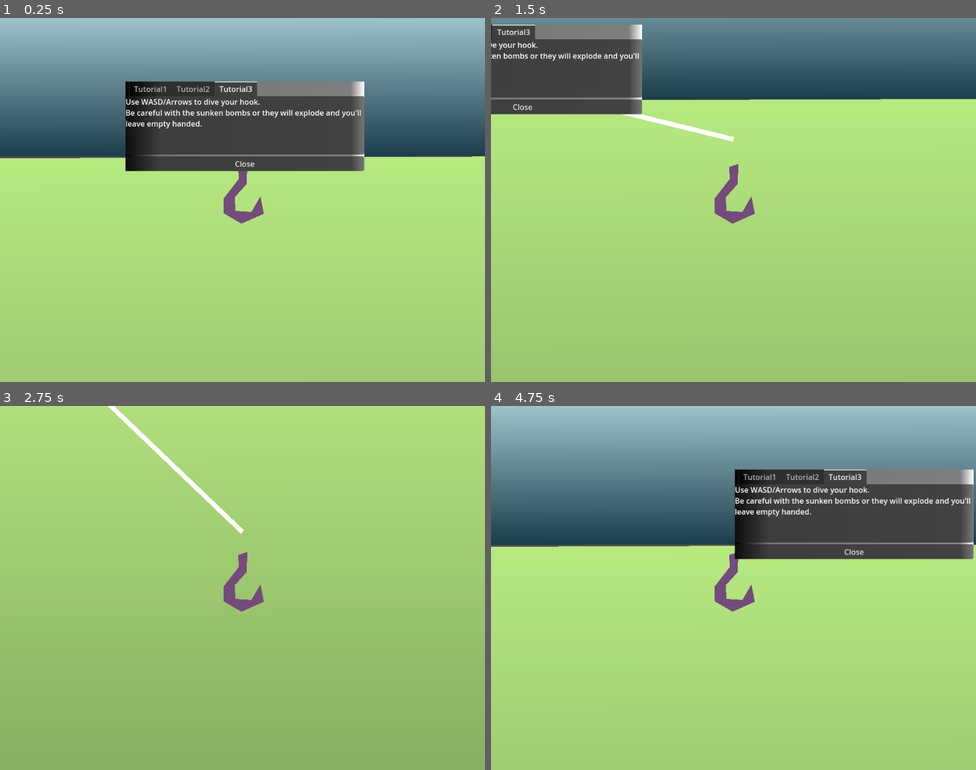
Above: before the commit, frames 1-4 (two rows, left to right).
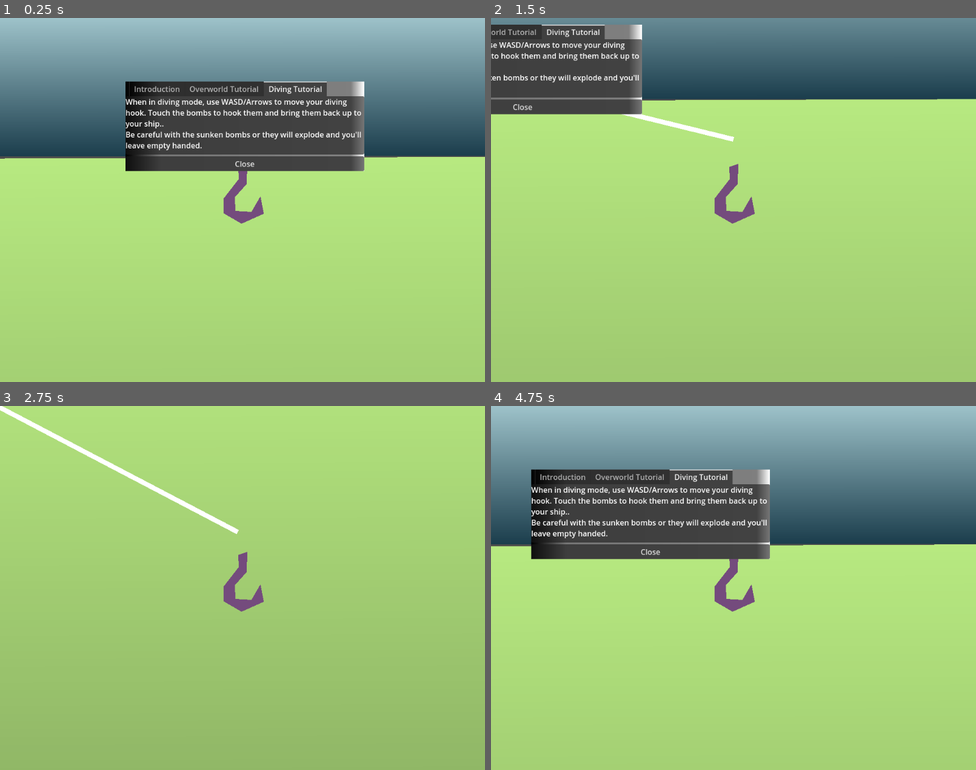
Above: after the commit, the same moments.

Repository: malceore/LD57
Game: Godot game, scene res://scenes/dive_game/dive_game.tscn
Two runs of this game, one before a commit and one after it. Both use one fixed random seed, a clock stepped at 60 frames per second and the inputs below. This scene is started directly instead of the project's main scene.
Inputs:
- Up to frame 1 (0.25 s): no input
- Up to frame 2 (1.5 s): tap Enter at 0.5 s; hold Right (right) 0.53-1.28 s; tap E (dive) at 0.6 s; tap Space (sonar) at 0.8, 1.35 s; hold S (down) from 1.28 s (still down)
- Up to frame 3 (2.75 s): tap E (dive) at 1.55, 2.1 s; release S (down) at 2.03 s; hold Right (right) from 2.03 s (still down); tap Space (sonar) at 2.3 s
- Up to frame 4 (4.75 s): release Right (right) at 2.78 s; hold W (up) 2.78-3.53 s; tap Space (sonar) at 2.85, 3.8, 4.35 s; tap E (dive) at 3.05, 3.6, 4.55 s; hold Left (left) from 3.53 s (still down)

The runs differ from the first frame. In frame 1, 2.5% of the frame differs, in the area x 0-100%, y 17-39%; in frame 2, 1.5%; in frame 3, 1.3%; in frame 4, 22%, in the area x 0-100%, y 17-43%.

Commit message:
fixed several bugs in diving game, made scoring work, fixed ui and graphics, added score display.

Diff:
--- a/globals/globals.gd
+++ b/globals/globals.gd
@@ -7,3 +7,4 @@
 
 var CURRENT_MODE = GameMode.STEALTH_GAME
 var SCORE = 0
+var TUTORIALS_COMPLETED = 0
--- a/scenes/bomb/bomb.gd
+++ b/scenes/bomb/bomb.gd
@@ -1,10 +1,11 @@
 extends RigidBody2D
 
 @export var ship_return : Area2D
+@export var score_value = 250
 
 @onready var particals = $particals
 
-var grabbed = false
+var held = false
 
 func explode():
 	particals.set_emitting(true)
@@ -13,14 +14,19 @@
 
 func release():
 	set_freeze_enabled(false)
+	$Area2D/CollisionShape2D.disabled = false
 	await get_tree().create_timer(0.5).timeout
-	grabbed = false
+	held = false
+
+func hooked(grabber):
+	held = true
+	reparent(grabber.get_node("inventory"))
+	position = Vector2.ZERO
+	$Area2D/CollisionShape2D.disabled = true
+	set_freeze_enabled(true)
 
 func _on_area_2d_body_entered(body:Node2D) -> void:
-	if body.name == "hook" and !grabbed:
+	if body.name == "hook" and !held:
 		if ship_return != null:
 			ship_return.enable()
-		grabbed = true
-		reparent(body.get_node("inventory"))
-
-		set_freeze_enabled(true)
+			hooked(body)
--- a/scenes/dive_game/dive_game.tscn
+++ b/scenes/dive_game/dive_game.tscn
@@ -41,23 +41,40 @@
 [node name="Background" type="Node2D" parent="."]
 
 [node name="TextureRect" type="TextureRect" parent="Background"]
-offset_left = -1028.0
-offset_top = 3363.0
-offset_right = 2539.0
-offset_bottom = 5445.0
+offset_left = -2014.0
+offset_top = 4012.0
+offset_right = 2198.0
+offset_bottom = 8558.0
 rotation = 4.70877
 texture = SubResource("GradientTexture1D_dp1kh")
 
 [node name="TextureRect2" type="TextureRect" parent="Background"]
-offset_left = -1033.0
-offset_top = -209.0
-offset_right = -638.0
-offset_bottom = 1848.0
+offset_left = -2091.0
+offset_top = -208.0
+offset_right = -1696.0
+offset_bottom = 4451.0
 rotation = -1.57187
 texture = SubResource("GradientTexture1D_y4m4o")
 
+[node name="obstacle6" parent="Background" instance=ExtResource("4_gyhy8")]
+position = Vector2(-440, 3039)
+
+[node name="obstacle5" parent="Background" instance=ExtResource("4_gyhy8")]
+position = Vector2(-272, 2771)
+
+[node name="obstacle4" parent="Background" instance=ExtResource("4_gyhy8")]
+position = Vector2(-525, 3309)
+
+[node name="obstacle3" parent="Background" instance=ExtResource("4_gyhy8")]
+position = Vector2(31, 3497)
+
+[node name="obstacle2" parent="Background" instance=ExtResource("4_gyhy8")]
+position = Vector2(-254, 3469)
+
+[node name="obstacle" parent="Background" instance=ExtResource("4_gyhy8")]
+position = Vector2(320, 3455)
+
 [node name="boat" type="Polygon2D" parent="Background"]
-visible = false
 position = Vector2(-6, -177)
 color = Color(0.105435, 0.206834, 0.20296, 1)
 polygon = PackedVector2Array(-123, -78, -36, -78, -36, -149, 21, -151, 21, -84, 146, -84, 122, -43, 97, -34, -96, -34, -110, -43)
@@ -73,11 +90,11 @@
 collision_layer = 7
 
 [node name="CollisionShape2D" type="CollisionShape2D" parent="WorldBoundry"]
-position = Vector2(514, -210)
+position = Vector2(1764, -210)
 shape = SubResource("WorldBoundaryShape2D_iy2vq")
 
 [node name="CollisionShape2D2" type="CollisionShape2D" parent="WorldBoundry"]
-position = Vector2(-516, -209)
+position = Vector2(-1444, -209)
 shape = SubResource("WorldBoundaryShape2D_y4m4o")
 
 [node name="CollisionShape2D3" type="CollisionShape2D" parent="WorldBoundry"]
@@ -91,30 +108,8 @@
 [node name="Path2D" type="Path2D" parent="fish_spawner"]
 curve = SubResource("Curve2D_av5r6")
 
-[node name="Fish" parent="." instance=ExtResource("3_7bg3v")]
-visible = false
-position = Vector2(-1055, 36)
-
 [node name="ShipReturn" parent="." instance=ExtResource("3_y4m4o")]
 position = Vector2(1, -220)
-
-[node name="obstacle6" parent="." instance=ExtResource("4_gyhy8")]
-position = Vector2(-440, 3039)
-
-[node name="obstacle5" parent="." instance=ExtResource("4_gyhy8")]
-position = Vector2(-272, 2771)
-
-[node name="obstacle4" parent="." instance=ExtResource("4_gyhy8")]
-position = Vector2(-525, 3309)
-
-[node name="obstacle3" parent="." instance=ExtResource("4_gyhy8")]
-position = Vector2(31, 3497)
-
-[node name="obstacle2" parent="." instance=ExtResource("4_gyhy8")]
-position = Vector2(-254, 3469)
-
-[node name="obstacle" parent="." instance=ExtResource("4_gyhy8")]
-position = Vector2(320, 3455)
 
 [node name="Popup" parent="." instance=ExtResource("7_av5r6")]
 offset_left = -247.0
--- a/scenes/enemy_ship/enemy_ship.tscn
+++ b/scenes/enemy_ship/enemy_ship.tscn
@@ -24,30 +24,34 @@
 gradient = SubResource("Gradient_gi0ku")
 
 [sub_resource type="RectangleShape2D" id="RectangleShape2D_dmncq"]
-size = Vector2(179, 363)
+size = Vector2(79, 309)
 
 [node name="enemy_ship" type="CharacterBody2D"]
 position = Vector2(-182, 88)
 rotation = -1.5708
 script = SubResource("GDScript_gi0ku")
+speed = 500
 
-[node name="TextureRect" type="TextureRect" parent="."]
-offset_right = 179.0
-offset_bottom = 362.0
-texture = SubResource("GradientTexture2D_dmncq")
-
-[node name="vision_cone" type="Polygon2D" parent="TextureRect"]
+[node name="vision_cone" type="Polygon2D" parent="."]
+visible = false
 position = Vector2(155, 238)
 color = Color(1, 1, 0.0117647, 0.513726)
 polygon = PackedVector2Array(-315.7, 303.99, 151.3, 303.99, -54.7, -15.0099)
 
-[node name="Area2D" type="Area2D" parent="TextureRect/vision_cone"]
+[node name="Area2D" type="Area2D" parent="vision_cone"]
 
-[node name="CollisionPolygon2D" type="CollisionPolygon2D" parent="TextureRect/vision_cone/Area2D"]
+[node name="CollisionPolygon2D" type="CollisionPolygon2D" parent="vision_cone/Area2D"]
 polygon = PackedVector2Array(-315, 302, 152, 302, -56, -15)
 
+[node name="TextureRect" type="TextureRect" parent="."]
+offset_left = 47.0
+offset_top = 55.0
+offset_right = 133.0
+offset_bottom = 362.0
+texture = SubResource("GradientTexture2D_dmncq")
+
 [node name="CollisionShape2D" type="CollisionShape2D" parent="."]
-position = Vector2(90.5, 181.5)
+position = Vector2(91.4993, 208.5)
 shape = SubResource("RectangleShape2D_dmncq")
 
-[connection signal="body_entered" from="TextureRect/vision_cone/Area2D" to="." method="_on_area_2d_body_entered"]
+[connection signal="body_entered" from="vision_cone/Area2D" to="." method="_on_area_2d_body_entered"]
--- a/scenes/fish/fish.gd
+++ b/scenes/fish/fish.gd
@@ -1,4 +1,4 @@
-extends Node2D
+extends CharacterBody2D
 
 
 @export var score: int = 250
@@ -13,7 +13,7 @@
 func _process(delta: float) -> void:
 	position.x += speed * delta * direction
 
-func _on_area_2d_body_entered(body:Node2D) -> void:
-	if body.name == "hook":
-		Globals.SCORE += score
-		queue_free()
+# func _on_area_2d_body_entered(body:Node2D) -> void:
+# 	if body.name == "hook":
+# 		Globals.SCORE += score
+# 		queue_free()
--- a/scenes/fish/fish.tscn
+++ b/scenes/fish/fish.tscn
@@ -1,11 +1,16 @@
-[gd_scene load_steps=3 format=3 uid="uid://cyjg3tu6okjbm"]
+[gd_scene load_steps=4 format=3 uid="uid://cyjg3tu6okjbm"]
 
 [ext_resource type="Script" uid="uid://vk4ut26m2syi" path="res://scenes/fish/fish.gd" id="1_r17d5"]
+
+[sub_resource type="CapsuleShape2D" id="CapsuleShape2D_r17d5"]
+radius = 27.0441
+height = 148.108
 
 [sub_resource type="RectangleShape2D" id="RectangleShape2D_q28ix"]
 size = Vector2(158, 39)
 
-[node name="Fish" type="Node2D"]
+[node name="Fish_obstacle" type="CharacterBody2D"]
+collision_layer = 7
 script = ExtResource("1_r17d5")
 
 [node name="Polygon2D" type="Polygon2D" parent="."]
@@ -13,10 +18,17 @@
 color = Color(0.526427, 0.739458, 0.751527, 1)
 polygon = PackedVector2Array(263, 183, 241, 155, 154, 165, 110, 141, 94, 147, 120, 165, 96, 183, 130, 179, 197, 199, 251, 200)
 
+[node name="CollisionShape2D" type="CollisionShape2D" parent="."]
+rotation = 1.59776
+scale = Vector2(1, 1)
+shape = SubResource("CapsuleShape2D_r17d5")
+debug_color = Color(0.626579, 0.00247546, 0.865456, 0.42)
+
 [node name="Area2D" type="Area2D" parent="."]
+visible = false
+collision_layer = 3
+collision_mask = 3
 
 [node name="CollisionShape2D" type="CollisionShape2D" parent="Area2D"]
 position = Vector2(-4, -1.5)
 shape = SubResource("RectangleShape2D_q28ix")
-
-[connection signal="body_entered" from="Area2D" to="." method="_on_area_2d_body_entered"]
--- a/scenes/float_text/float_text.gd
+++ b/scenes/float_text/float_text.gd
@@ -5,8 +5,8 @@
 var boiler_plate = "[center]"
 
 func _ready() -> void:
-    $AnimationPlayer.play("hide")
+	$AnimationPlayer.play("hide")
 
 func reveal(text):
-    $RichTextLabel.text = text
-    $AnimationPlayer.play("reveal")
+	$RichTextLabel.text = text
+	$AnimationPlayer.play("reveal")
--- a/scenes/hook/hook.gd
+++ b/scenes/hook/hook.gd
@@ -6,36 +6,47 @@
 @onready var hook = get_node("hook")
 @onready var inventory = $hook/inventory
 @onready var cooldown = get_node("cooldown")
+@onready var animation_player = get_node("AnimationPlayer")
 
 var hit_count = 0
+var playing = true
 
 func on_hit():
 	hit_count += 1
 	if inventory.get_children().size() > 0:
-		if hit_count == 1:
-			var child = inventory.get_child(0)
-			child.release()
-			child.reparent(get_parent())
-		elif hit_count > 1:
+		if hit_count > 2:
+			# Time to destory the item.
 			var child = inventory.get_child(0)
 			if child != null and child.has_method("explode"):
 				print("Bomb explodes!")
+				animation_player.play("shake")
 				child.explode()
 			else:
+				animation_player.play("shake")
 				child.release()
 				child.queue_free()
+		else:
+			# Otherwise we just drop it.
+			var child = inventory.get_child(0)
+			child.release()
+			animation_player.play("shake")
+			child.reparent(get_parent())
+
 
 func get_input():
-	if ready:
+	if ready and playing:
 		var input_direction = Input.get_vector("left", "right", "up", "down")
 		hook.velocity = input_direction * speed
+
 
 func _physics_process(delta):
 	if ready:
 		var colliding = hook.get_last_slide_collision()
-		if cooldown.is_stopped() && colliding != null:# and colliding.name == "obstacle":
-			cooldown.start()
-			on_hit()
+		if cooldown.is_stopped() && colliding != null:
+			if "fish" in colliding.get_collider().get_parent().name or "obstacle" in colliding.get_collider().get_parent().name:
+				#print(colliding.get_collider().get_parent().name)
+				cooldown.start()
+				on_hit()
 		get_input()
 		chain.set_point_position(0, get_node("spool").get_global_position())
 		chain.set_point_position(1, get_node("hook").get_global_position())
--- a/scenes/hook/hook.tscn
+++ b/scenes/hook/hook.tscn
@@ -1,6 +1,58 @@
-[gd_scene load_steps=3 format=3 uid="uid://dlmaqgfrr00m4"]
+[gd_scene load_steps=7 format=3 uid="uid://dlmaqgfrr00m4"]
 
 [ext_resource type="Script" uid="uid://caww0cfwbffrr" path="res://scenes/hook/hook.gd" id="1_x1wii"]
+
+[sub_resource type="Animation" id="Animation_x1wii"]
+resource_name = "default"
+tracks/0/type = "value"
+tracks/0/imported = false
+tracks/0/enabled = true
+tracks/0/path = NodePath("hook/graphic:position")
+tracks/0/interp = 1
+tracks/0/loop_wrap = true
+tracks/0/keys = {
+"times": PackedFloat32Array(0),
+"transitions": PackedFloat32Array(1),
+"update": 0,
+"values": [Vector2(0, 0)]
+}
+
+[sub_resource type="Animation" id="Animation_75di5"]
+resource_name = "shake"
+tracks/0/type = "value"
+tracks/0/imported = false
+tracks/0/enabled = true
+tracks/0/path = NodePath("hook/graphic:position")
+tracks/0/interp = 1
+tracks/0/loop_wrap = true
+tracks/0/keys = {
+"times": PackedFloat32Array(0, 0.25, 0.61, 0.84),
+"transitions": PackedFloat32Array(1, 1, 1, 1),
+"update": 0,
+"values": [Vector2(0, 0), Vector2(2, 8), Vector2(-18, 0), Vector2(0, 0)]
+}
+
+[sub_resource type="Animation" id="Animation_kbm4x"]
+length = 0.001
+tracks/0/type = "value"
+tracks/0/imported = false
+tracks/0/enabled = true
+tracks/0/path = NodePath("hook/graphic:position")
+tracks/0/interp = 1
+tracks/0/loop_wrap = true
+tracks/0/keys = {
+"times": PackedFloat32Array(0),
+"transitions": PackedFloat32Array(1),
+"update": 0,
+"values": [Vector2(0, 0)]
+}
+
+[sub_resource type="AnimationLibrary" id="AnimationLibrary_v52l5"]
+_data = {
+&"RESET": SubResource("Animation_kbm4x"),
+&"default": SubResource("Animation_x1wii"),
+&"shake": SubResource("Animation_75di5")
+}
 
 [sub_resource type="CircleShape2D" id="CircleShape2D_x1wii"]
 radius = 43.7379
@@ -12,6 +64,11 @@
 
 [node name="chain" type="Line2D" parent="."]
 points = PackedVector2Array(0, 0, 0, 0)
+
+[node name="AnimationPlayer" type="AnimationPlayer" parent="."]
+libraries = {
+&"": SubResource("AnimationLibrary_v52l5")
+}
 
 [node name="hook" type="CharacterBody2D" parent="."]
 collision_layer = 3
@@ -27,6 +84,7 @@
 [node name="Camera2D" type="Camera2D" parent="hook"]
 
 [node name="inventory" type="Node2D" parent="hook"]
+position = Vector2(-1, -40)
 
 [node name="cooldown" type="Timer" parent="."]
 one_shot = true
--- a/scenes/popup/popup.gd
+++ b/scenes/popup/popup.gd
@@ -4,7 +4,10 @@
 @export var tab: int = 0
 
 func _ready() -> void:
+	Globals.TUTORIALS_COMPLETED += 1
 	$VBoxContainer/TabContainer.set_current_tab(tab)
+	if Globals.TUTORIALS_COMPLETED >= 2:
+		visible = false
 
 func _on_close_button_pressed() -> void:
 	queue_free()
--- a/scenes/popup/popup.tscn
+++ b/scenes/popup/popup.tscn
@@ -30,30 +30,30 @@
 size_flags_vertical = 3
 current_tab = 0
 
-[node name="Tutorial1" type="RichTextLabel" parent="VBoxContainer/TabContainer"]
+[node name="Introduction" type="RichTextLabel" parent="VBoxContainer/TabContainer"]
 custom_minimum_size = Vector2(0, 100)
 layout_mode = 2
 text = "Welcome to Depth Charge
-Use WASD/Arrow keys to move around.
+Collect all sunken bombs and sea mines to clear the way for your allies and win the game!
+"
+metadata/_tab_index = 0
+
+[node name="Overworld Tutorial" type="RichTextLabel" parent="VBoxContainer/TabContainer"]
+visible = false
+custom_minimum_size = Vector2(0, 100)
+layout_mode = 2
+text = "Use WASD/Arrow keys to move around. Tank control style.
 Avoid enemy ships.
 Use 'space' to send out a sonar to detect sunken explosives.
 When you see the blue dive square press 'e' to start diving.
 "
-metadata/_tab_index = 0
+metadata/_tab_index = 1
 
-[node name="Tutorial2" type="RichTextLabel" parent="VBoxContainer/TabContainer"]
+[node name="Diving Tutorial" type="RichTextLabel" parent="VBoxContainer/TabContainer"]
 visible = false
 custom_minimum_size = Vector2(0, 100)
 layout_mode = 2
-text = "Collect all sunken bombs and sea mines to clear the way for your allies and win the game!
-"
-metadata/_tab_index = 1
-
-[node name="Tutorial3" type="RichTextLabel" parent="VBoxContainer/TabContainer"]
-visible = false
-custom_minimum_size = Vector2(0, 100)
-layout_mode = 2
-text = "Use WASD/Arrows to dive your hook.
+text = "When in diving mode, use WASD/Arrows to move your diving hook. Touch the bombs to hook them and bring them back up to your ship..
 Be careful with the sunken bombs or they will explode and you'll leave empty handed."
 metadata/_tab_index = 2
 
--- /dev/null
+++ b/scenes/score_display/score_display.gd
@@ -0,0 +1,9 @@
+extends Node2D
+
+
+var score = 0
+
+func _process(delta):
+    if Globals.SCORE != score:
+        score = Globals.SCORE
+        $Label.text = "[center]Score: " + str(score)
--- /dev/null
+++ b/scenes/score_display/score_display.tscn
@@ -0,0 +1,14 @@
+[gd_scene load_steps=2 format=3 uid="uid://8qcj8g6haxf8"]
+
+[ext_resource type="Script" uid="uid://bv57npdg784db" path="res://scenes/score_display/score_display.gd" id="1_6846l"]
+
+[node name="ScoreDisplay" type="Node2D"]
+script = ExtResource("1_6846l")
+
+[node name="label" type="RichTextLabel" parent="."]
+offset_right = 276.0
+offset_bottom = 38.0
+size_flags_horizontal = 0
+size_flags_vertical = 0
+bbcode_enabled = true
+text = "[center]Score: 0"
--- a/scenes/ship_return/ship_return.gd
+++ b/scenes/ship_return/ship_return.gd
@@ -14,7 +14,11 @@
 
 func _on_body_entered(body:Node2D) -> void:
 	if enabled:
-		score_float_text.reveal("<your score here>")
+		for item in body.get_node("inventory").get_children():
+			score_float_text.reveal("Plus " + str(item.score_value) + " points!")
+			Globals.SCORE += item.score_value
+			#item.queue_free()
+			await get_tree().create_timer(0.4).timeout
 		set_sail_button.visible = true
 
 func _on_set_sale_button_pressed() -> void:
--- /dev/null
+++ b/scenes/stealth_game/ship/ship.tscn
@@ -0,0 +1,44 @@
+[gd_scene load_steps=8 format=3 uid="uid://w576aewouem5"]
+
+[ext_resource type="Script" uid="uid://dnb62oawbfrqq" path="res://scenes/stealth_game/ship.gd" id="1_1psft"]
+
+[sub_resource type="Gradient" id="Gradient_sqlxv"]
+colors = PackedColorArray(0.701961, 0, 0, 1, 1, 0.0509804, 0.0509804, 1)
+
+[sub_resource type="GradientTexture1D" id="GradientTexture1D_ygplh"]
+gradient = SubResource("Gradient_sqlxv")
+
+[sub_resource type="Gradient" id="Gradient_ygplh"]
+
+[sub_resource type="GradientTexture1D" id="GradientTexture1D_23whf"]
+gradient = SubResource("Gradient_ygplh")
+
+[sub_resource type="RectangleShape2D" id="RectangleShape2D_7o2pb"]
+
+[sub_resource type="CircleShape2D" id="CircleShape2D_hikq7"]
+radius = 400.0
+
+[node name="ship" type="CharacterBody2D"]
+script = ExtResource("1_1psft")
+
+[node name="Sprite2D" type="Sprite2D" parent="."]
+position = Vector2(0, 1)
+scale = Vector2(0.210937, 85.9999)
+texture = SubResource("GradientTexture1D_ygplh")
+
+[node name="Sprite2D" type="Sprite2D" parent="Sprite2D"]
+position = Vector2(0, -0.383721)
+scale = Vector2(0.431111, 0.395351)
+texture = SubResource("GradientTexture1D_23whf")
+
+[node name="CollisionShape2D" type="CollisionShape2D" parent="."]
+shape = SubResource("RectangleShape2D_7o2pb")
+
+[node name="sonar" type="Area2D" parent="."]
+
+[node name="CollisionShape2D" type="CollisionShape2D" parent="sonar"]
+shape = SubResource("CircleShape2D_hikq7")
+
+[node name="RemoteTransform2D" type="RemoteTransform2D" parent="."]
+visible = false
+remote_path = NodePath("../../Camera2D")
--- a/scenes/stealth_game/stealth_game.gd
+++ b/scenes/stealth_game/stealth_game.gd
@@ -1,7 +1,5 @@
 extends Node2D
 signal dive(location)
 
-
-
 func _on_ship_dive(location) -> void:
 	dive.emit(location)
--- a/scenes/stealth_game/stealth_game.tscn
+++ b/scenes/stealth_game/stealth_game.tscn
@@ -1,10 +1,11 @@
-[gd_scene load_steps=18 format=3 uid="uid://xs8r6aue3u88"]
+[gd_scene load_steps=13 format=3 uid="uid://xs8r6aue3u88"]
 
-[ext_resource type="Script" uid="uid://dnb62oawbfrqq" path="res://scenes/stealth_game/ship.gd" id="1_7o2pb"]
 [ext_resource type="Script" uid="uid://2tdjv3idlg51" path="res://scenes/stealth_game/stealth_game.gd" id="1_gso01"]
 [ext_resource type="PackedScene" uid="uid://cwmb2opl1itpl" path="res://scenes/stealth_game/dive_spot/dive_spot.tscn" id="2_hikq7"]
 [ext_resource type="PackedScene" uid="uid://d1ehpky7b03ut" path="res://scenes/enemy_ship/enemy_ship.tscn" id="3_u3qtp"]
+[ext_resource type="PackedScene" uid="uid://w576aewouem5" path="res://scenes/stealth_game/ship/ship.tscn" id="4_ygplh"]
 [ext_resource type="PackedScene" uid="uid://3mmam7vt30xk" path="res://scenes/popup/popup.tscn" id="5_sqlxv"]
+[ext_resource type="PackedScene" uid="uid://8qcj8g6haxf8" path="res://scenes/score_display/score_display.tscn" id="6_ygplh"]
 
 [sub_resource type="Gradient" id="Gradient_tlene"]
 offsets = PackedFloat32Array(0, 0.121094, 0.320312, 0.539062, 0.625, 0.804688, 0.894531, 1)
@@ -12,22 +13,6 @@
 
 [sub_resource type="GradientTexture1D" id="GradientTexture1D_7o2pb"]
 gradient = SubResource("Gradient_tlene")
-
-[sub_resource type="Gradient" id="Gradient_sqlxv"]
-colors = PackedColorArray(0.701961, 0, 0, 1, 1, 0.0509804, 0.0509804, 1)
-
-[sub_resource type="GradientTexture1D" id="GradientTexture1D_ygplh"]
-gradient = SubResource("Gradient_sqlxv")
-
-[sub_resource type="Gradient" id="Gradient_ygplh"]
-
-[sub_resource type="GradientTexture1D" id="GradientTexture1D_23whf"]
-gradient = SubResource("Gradient_ygplh")
-
-[sub_resource type="RectangleShape2D" id="RectangleShape2D_7o2pb"]
-
-[sub_resource type="CircleShape2D" id="CircleShape2D_hikq7"]
-radius = 400.0
 
 [sub_resource type="Curve2D" id="Curve2D_gso01"]
 _data = {
@@ -56,91 +41,83 @@
 [node name="stealth_game" type="Node2D"]
 script = ExtResource("1_gso01")
 
-[node name="Camera2D" type="Camera2D" parent="."]
-position = Vector2(2895, 1937)
-
 [node name="background" type="TextureRect" parent="."]
 offset_right = 5181.0
 offset_bottom = 4481.0
 texture = SubResource("GradientTexture1D_7o2pb")
 
-[node name="ship" type="CharacterBody2D" parent="."]
-position = Vector2(2895, 1937)
-script = ExtResource("1_7o2pb")
+[node name="EnemyShipPath" type="Node2D" parent="."]
 
-[node name="Sprite2D" type="Sprite2D" parent="ship"]
-position = Vector2(0, 1)
-scale = Vector2(0.210937, 85.9999)
-texture = SubResource("GradientTexture1D_ygplh")
-
-[node name="Sprite2D" type="Sprite2D" parent="ship/Sprite2D"]
-position = Vector2(0, -0.383721)
-scale = Vector2(0.431111, 0.395351)
-texture = SubResource("GradientTexture1D_23whf")
-
-[node name="CollisionShape2D" type="CollisionShape2D" parent="ship"]
-shape = SubResource("RectangleShape2D_7o2pb")
-
-[node name="sonar" type="Area2D" parent="ship"]
-
-[node name="CollisionShape2D" type="CollisionShape2D" parent="ship/sonar"]
-shape = SubResource("CircleShape2D_hikq7")
-
-[node name="RemoteTransform2D" type="RemoteTransform2D" parent="ship"]
-remote_path = NodePath("../../Camera2D")
-
-[node name="Popup" parent="ship" instance=ExtResource("5_sqlxv")]
-offset_left = -283.0
-offset_top = 131.0
-offset_right = 221.0
-offset_bottom = 320.0
-
-[node name="dive_spot" parent="." instance=ExtResource("2_hikq7")]
-position = Vector2(176, 162)
-
-[node name="Path2D" type="Path2D" parent="."]
+[node name="Path2D" type="Path2D" parent="EnemyShipPath"]
 curve = SubResource("Curve2D_gso01")
 
-[node name="PathFollow2D" type="PathFollow2D" parent="Path2D"]
+[node name="PathFollow2D" type="PathFollow2D" parent="EnemyShipPath/Path2D"]
 position = Vector2(3987, 103)
 rotation = -0.00197993
 
-[node name="enemy_ship" parent="Path2D/PathFollow2D" instance=ExtResource("3_u3qtp")]
+[node name="enemy_ship" parent="EnemyShipPath/Path2D/PathFollow2D" instance=ExtResource("3_u3qtp")]
 
-[node name="Path2D2" type="Path2D" parent="."]
+[node name="Path2D2" type="Path2D" parent="EnemyShipPath"]
 curve = SubResource("Curve2D_sqlxv")
 
-[node name="PathFollow2D" type="PathFollow2D" parent="Path2D2"]
+[node name="PathFollow2D" type="PathFollow2D" parent="EnemyShipPath/Path2D2"]
 position = Vector2(4450, 2150)
 rotation = 0.814343
 
-[node name="enemy_ship" parent="Path2D2/PathFollow2D" instance=ExtResource("3_u3qtp")]
+[node name="enemy_ship" parent="EnemyShipPath/Path2D2/PathFollow2D" instance=ExtResource("3_u3qtp")]
 
-[node name="Path2D3" type="Path2D" parent="."]
+[node name="Path2D3" type="Path2D" parent="EnemyShipPath"]
 curve = SubResource("Curve2D_ygplh")
 
-[node name="PathFollow2D" type="PathFollow2D" parent="Path2D3"]
+[node name="PathFollow2D" type="PathFollow2D" parent="EnemyShipPath/Path2D3"]
 position = Vector2(2464, 3396)
 rotation = 2.20689
 
-[node name="enemy_ship" parent="Path2D3/PathFollow2D" instance=ExtResource("3_u3qtp")]
+[node name="enemy_ship" parent="EnemyShipPath/Path2D3/PathFollow2D" instance=ExtResource("3_u3qtp")]
 
-[node name="Path2D4" type="Path2D" parent="."]
+[node name="Path2D4" type="Path2D" parent="EnemyShipPath"]
 curve = SubResource("Curve2D_23whf")
 
-[node name="PathFollow2D" type="PathFollow2D" parent="Path2D4"]
+[node name="PathFollow2D" type="PathFollow2D" parent="EnemyShipPath/Path2D4"]
 position = Vector2(2620, 1449)
 rotation = 2.68287
 
-[node name="enemy_ship" parent="Path2D4/PathFollow2D" instance=ExtResource("3_u3qtp")]
+[node name="enemy_ship" parent="EnemyShipPath/Path2D4/PathFollow2D" instance=ExtResource("3_u3qtp")]
 
-[node name="dive_spot2" parent="." instance=ExtResource("2_hikq7")]
+[node name="DiveSpots" type="Node2D" parent="."]
+
+[node name="dive_spot" parent="DiveSpots" instance=ExtResource("2_hikq7")]
+position = Vector2(176, 162)
+
+[node name="dive_spot2" parent="DiveSpots" instance=ExtResource("2_hikq7")]
 position = Vector2(4339, 989)
 
-[node name="dive_spot3" parent="." instance=ExtResource("2_hikq7")]
+[node name="dive_spot3" parent="DiveSpots" instance=ExtResource("2_hikq7")]
 position = Vector2(1406, 2920)
 
-[node name="dive_spot4" parent="." instance=ExtResource("2_hikq7")]
+[node name="dive_spot4" parent="DiveSpots" instance=ExtResource("2_hikq7")]
 position = Vector2(4110, 3215)
 
-[connection signal="dive" from="ship" to="." method="_on_ship_dive"]
+[node name="ship" parent="." instance=ExtResource("4_ygplh")]
+position = Vector2(2895, 1937)
+
+[node name="Camera2D" type="Camera2D" parent="."]
+position = Vector2(2895, 1937)
+
+[node name="Control" type="Control" parent="Camera2D"]
+layout_mode = 3
+anchors_preset = 0
+offset_left = -2895.0
+offset_top = -1937.0
+offset_right = -2855.0
+offset_bottom = -1897.0
+
+[node name="Popup" parent="Camera2D/Control" instance=ExtResource("5_sqlxv")]
+layout_mode = 0
+offset_left = 2612.0
+offset_top = 2068.0
+offset_right = 3116.0
+offset_bottom = 2257.0
+
+[node name="ScoreDisplay" parent="Camera2D/Control" instance=ExtResource("6_ygplh")]
+position = Vector2(2386, 1558)
Not shown, added: scenes/score_display/score_display.gd.uid
